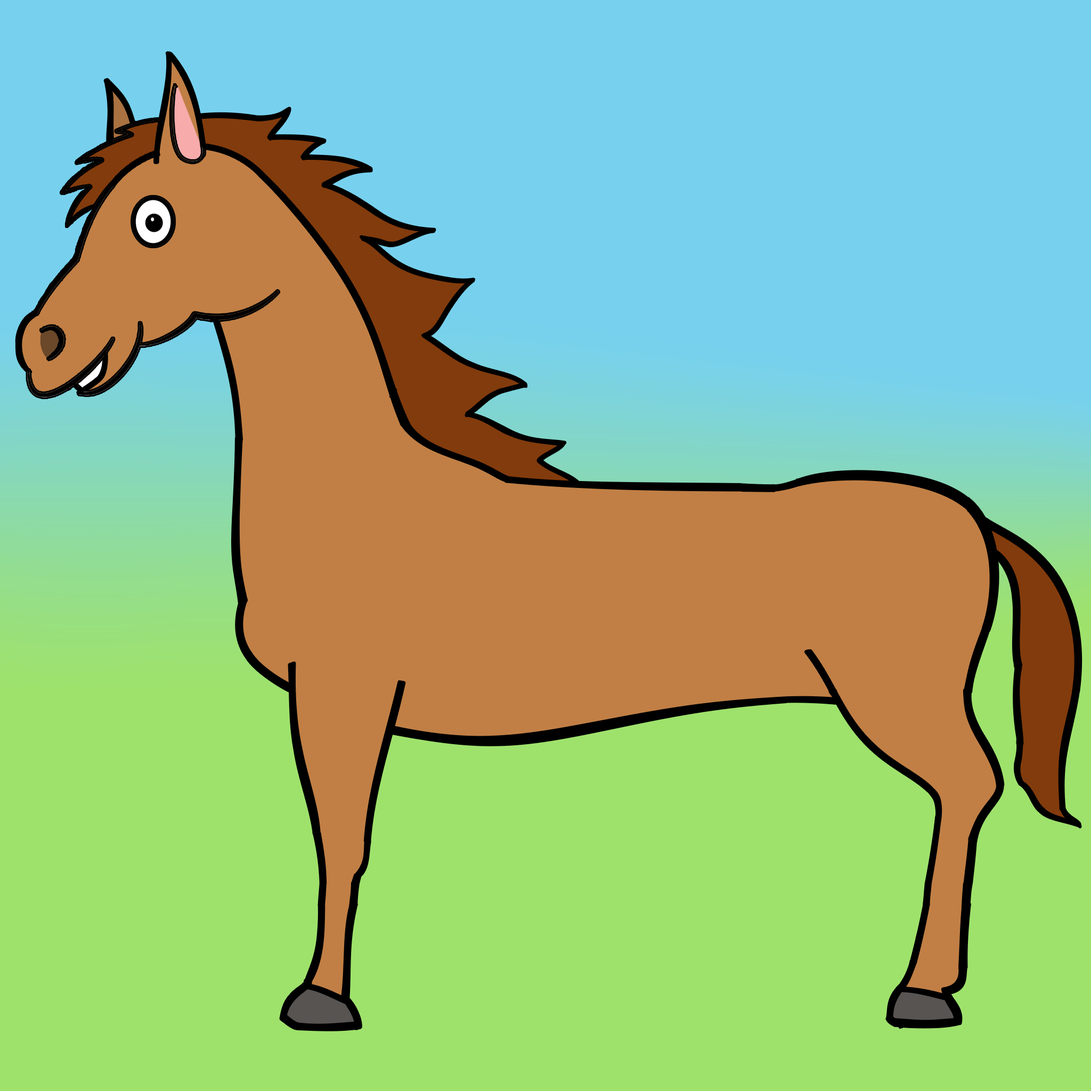
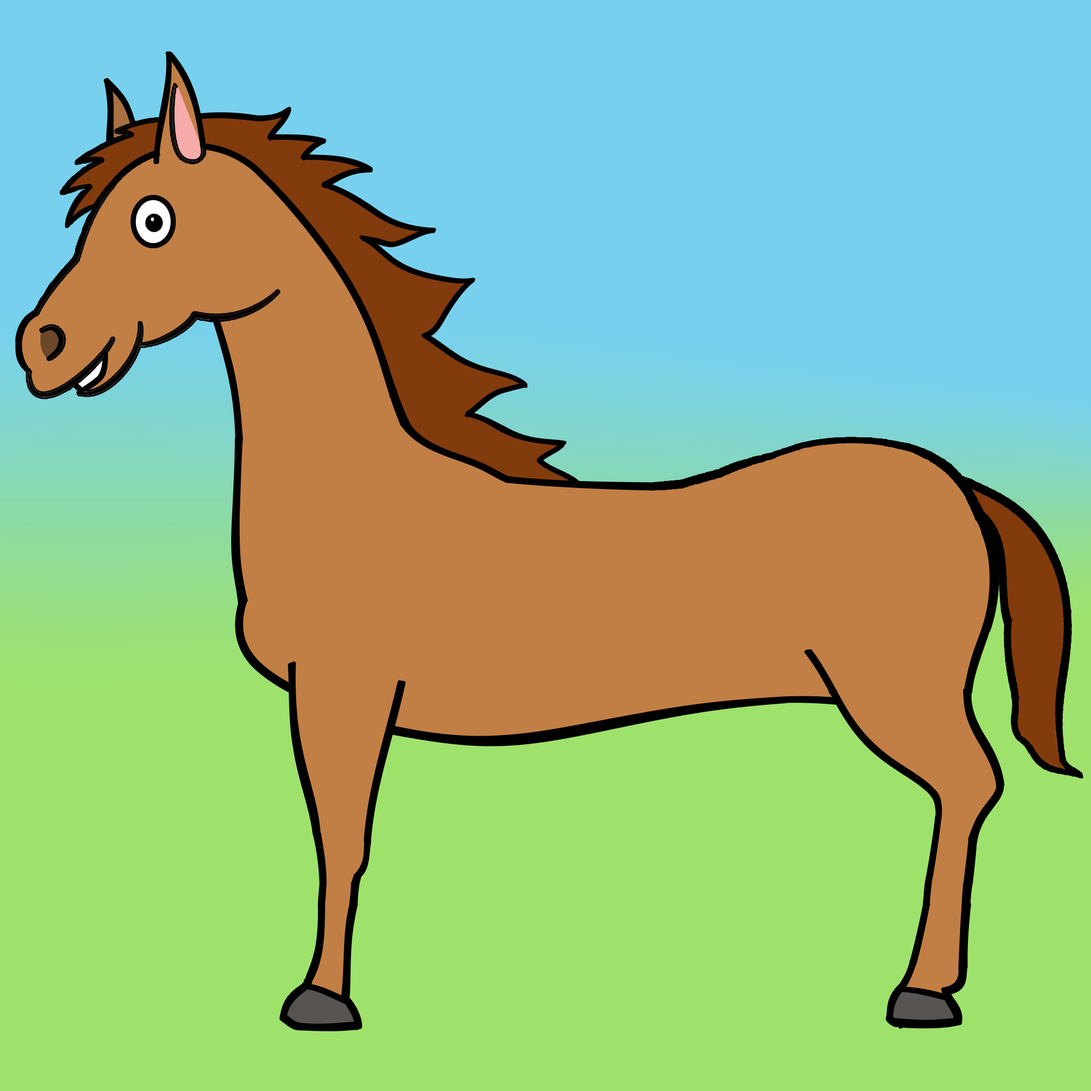
The second 1091 × 1091 image is a revision of the first. Changes to its layers:
painted on "Shape 31" over [651,438,1083,828]
painted on "Layer 1" over [666,438,1081,829]
